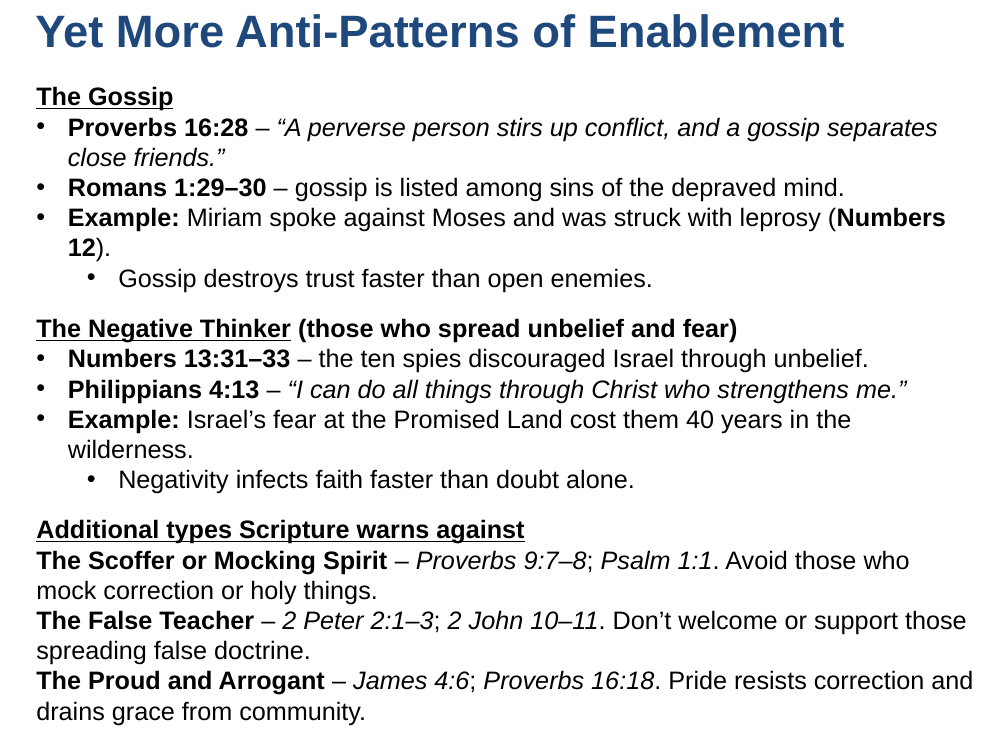
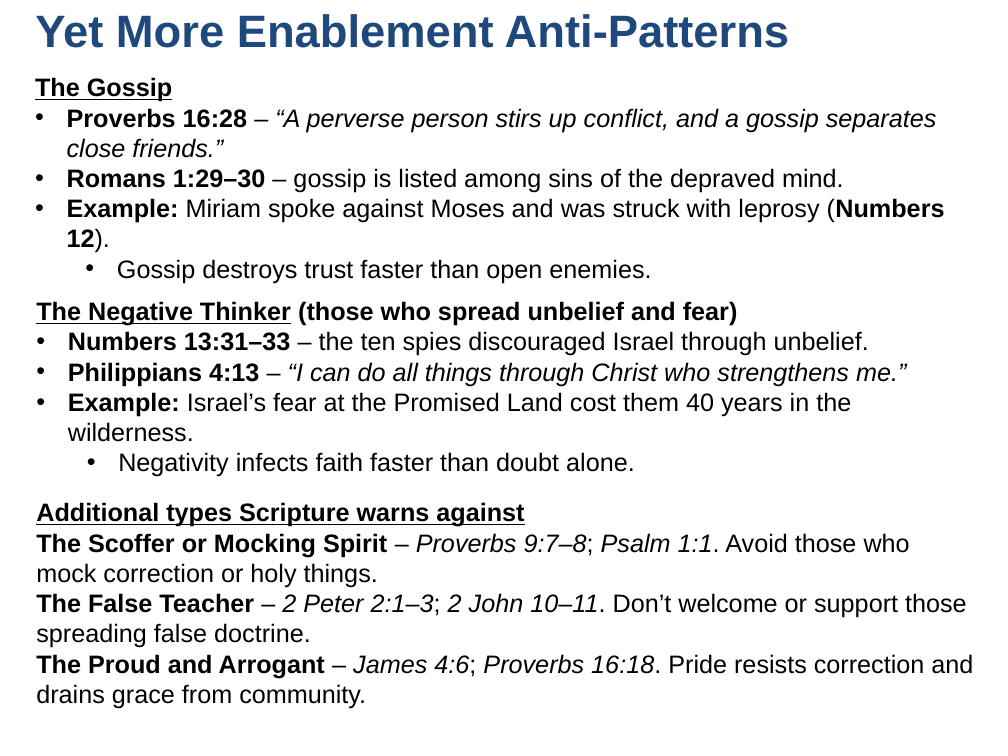
Before and after one commit to UsefulEngines/EvangelismPublic, a slide deck: slide 12 of 2025-Q4/Devotionals/2025-11-12-SeekingWisdom.pptx. Drawn at 1008x756 pixels with LibreOffice and Linux fonts; fonts in the diff are those of the drawing. Boxes give left, top, right and bottom in pixels: in the first picture for what was removed or moved away, otherwise in the second. Text is boxed around its words. In the diff, an @@ line names an element or a change of style, - is before the commit and + after.

```diff
--- a/2025-Q4/Devotionals/2025-11-12-SeekingWisdom.pptx
+++ b/2025-Q4/Devotionals/2025-11-12-SeekingWisdom.pptx
@@ title at (35,14,790,48): text changed @@
-Yet More Anti-Patterns of Enablement
+Yet More Enablement Anti-Patterns
@@ text "The Gossip": place and size @@
-text "The Gossip" at (36,86,946,292)
+text "The Gossip" at (35,77,945,283)
@@ text "The Negative Thinker (those who ...": place and size @@
-text "The Negative Thinker (those who ..." at (36,318,906,494)
+text "The Negative Thinker (those who ..." at (36,301,906,477)
@@ text "Additional types Scripture warns against": place and size @@
-text "Additional types Scripture warns against" at (36,519,973,725)
+text "Additional types Scripture warns against" at (36,502,973,709)
```
Also in this commit, not shown: 3 other slides changed, 1 other file.
